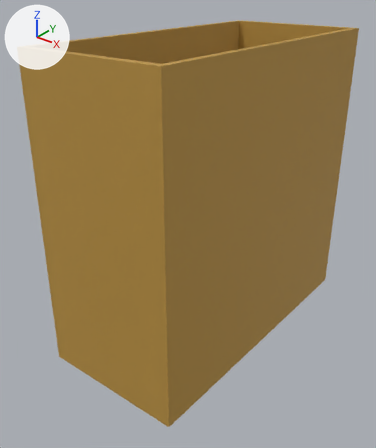
Renders of the glTF model models/PickPlaceCell/10840718Box.glb from each side of a commit.
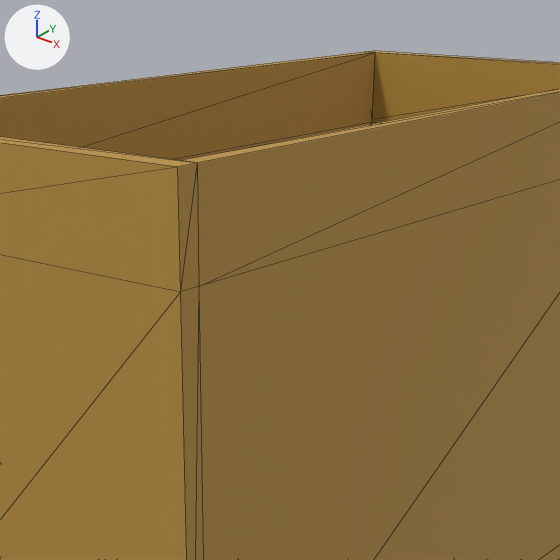
Old and new are each drawn whole from a 50 mm lens placed at (0.159, -0.217, 0.192), pointed at (-0.004, -0.014, 0.066) and again close up on the part from 24% to 83% of the width and 0% to 50% of the height. Lighting does not change. The marker at upper left points along +X, +Y and +Z. The last two pictures show the newer version. The close-ups show mesh edges as thin lines. Where no turn or scale is listed for an object, it has been applied to the vertices.
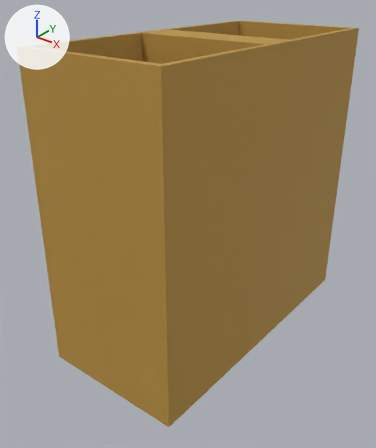
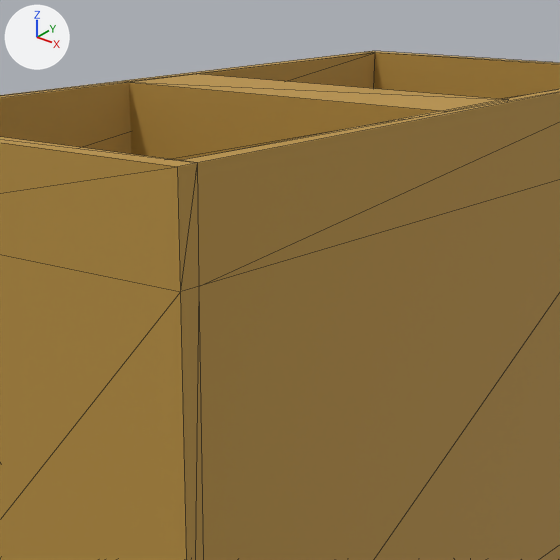
Changed parts and their boxes (x1, y1, x2, y2) in the close-ups (560 x 560 px):
```json
{"object": "Cube.006", "change": "added", "after": [129, 74, 501, 160], "on screen": "brown"}
```

Edits to the scene script, one JSON object a line:
```json
{"op": "add", "block": "mat_baked_plastic_002", "code": ["mat_baked_plastic_002 = bpy.data.materials.new('Baked Plastic.002')", "# colours: orange #bc9341", "# uses the picture img_baked_blue_plastic_normal"]}
{"op": "add", "block": "me_cube_005", "code": ["me_cube_005 = bpy.data.meshes.new('Cube.005')", "me_cube_005.from_pydata(...)  # 16 vertices, 28 faces; spans x -0.038..0.038, y 0.01..0.032, z -0.03..0.134", "me_cube_005.materials.append(mat_baked_plastic_002)"]}
{"op": "add", "block": "ob_cube_006", "code": ["ob_cube_006 = bpy.data.objects.new('Cube.006', me_cube_005)", "ob_cube_006.location = (0.0, -0.0215, 0.03)"]}
```
